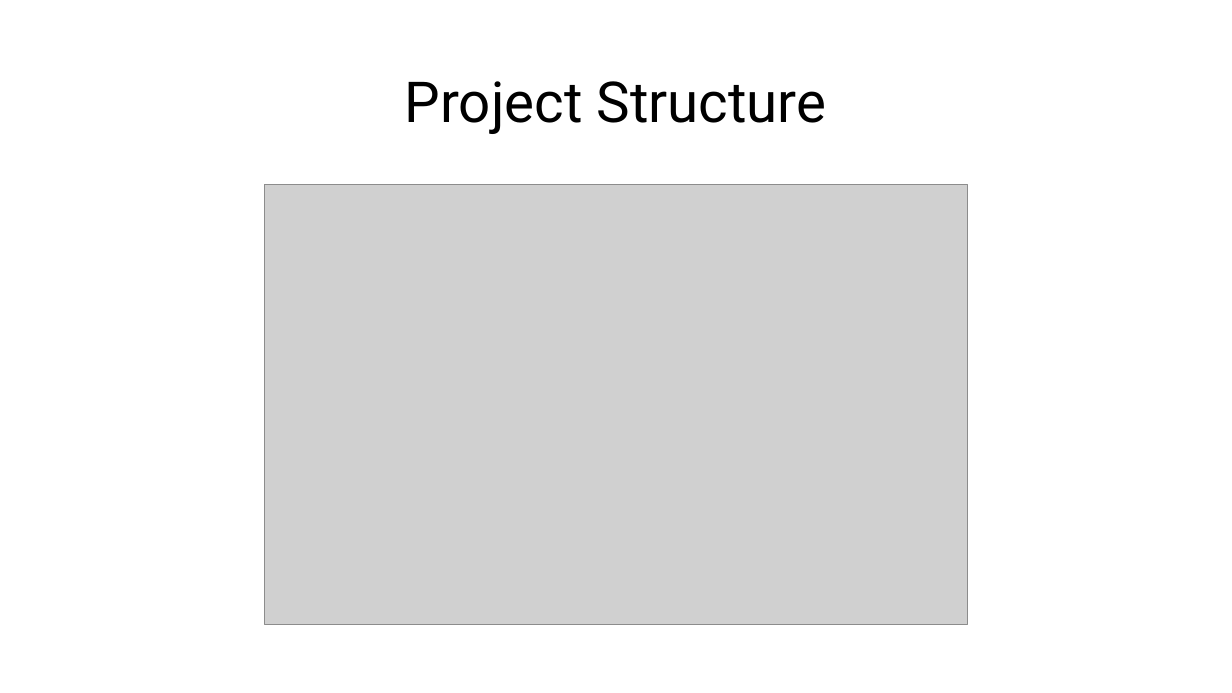
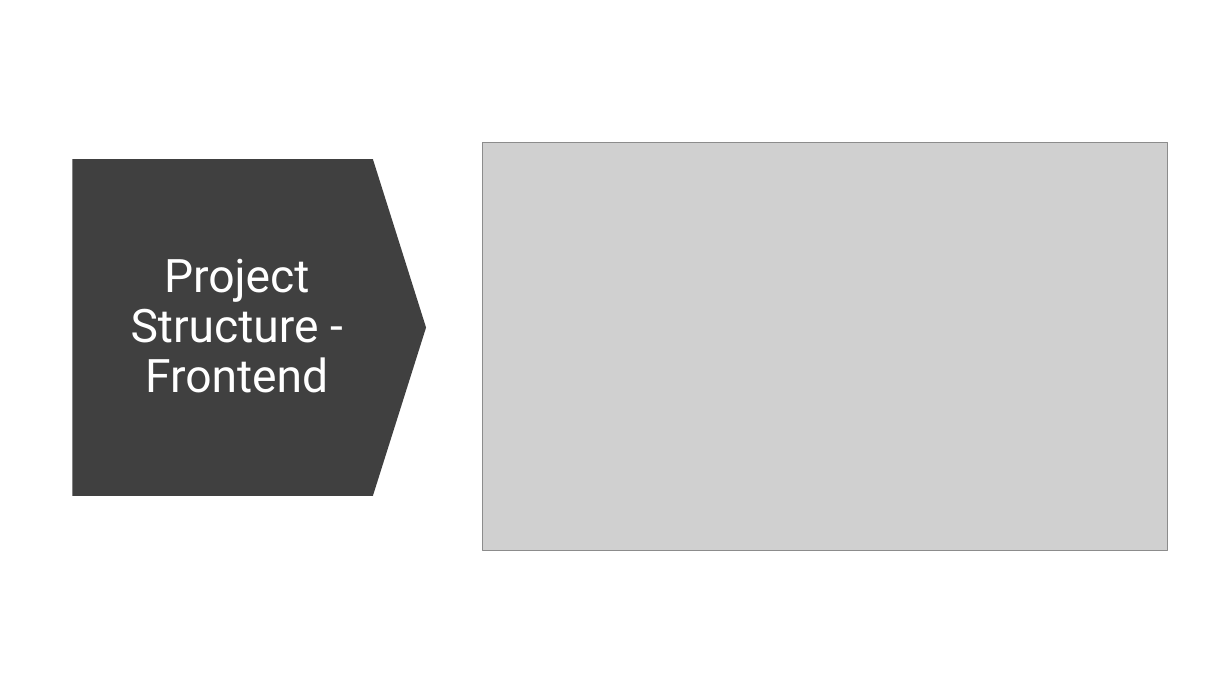
Before and after one commit to himanshu8655/rideease-frontend, a slide deck: slide 1 of Final Project Presentation/Project Structure.pptx (slide 2 before the commit). Drawn at 1232x693 pixels with LibreOffice and Linux fonts; fonts in the diff are those of the drawing; grey boxes stand for pictures. Boxes give left, top, right and bottom in pixels: in the first picture for what was removed or moved away, otherwise in the second. Text is boxed around its words. In the diff, an @@ line names an element or a change of style, - is before the commit and + after.

Commit message:
updated project-structure ppt

```diff
--- a/Final Project Presentation/Project Structure.pptx
+++ b/Final Project Presentation/Project Structure.pptx
@@ picture added at (482, 142, 1168, 551) @@
@@ down arrow added at (73, 159, 427, 496), fill #404040 @@
@@ picture removed at (264, 185, 968, 625) @@
@@ title at (131, 258, 328, 393): text changed; size 44 to 36 pt; text colour #000000 to #FFFFFF @@
-Project Structure
+Project Structure - Frontend
```
Also in this commit, not shown: 2 slides added, 2 slides removed.
